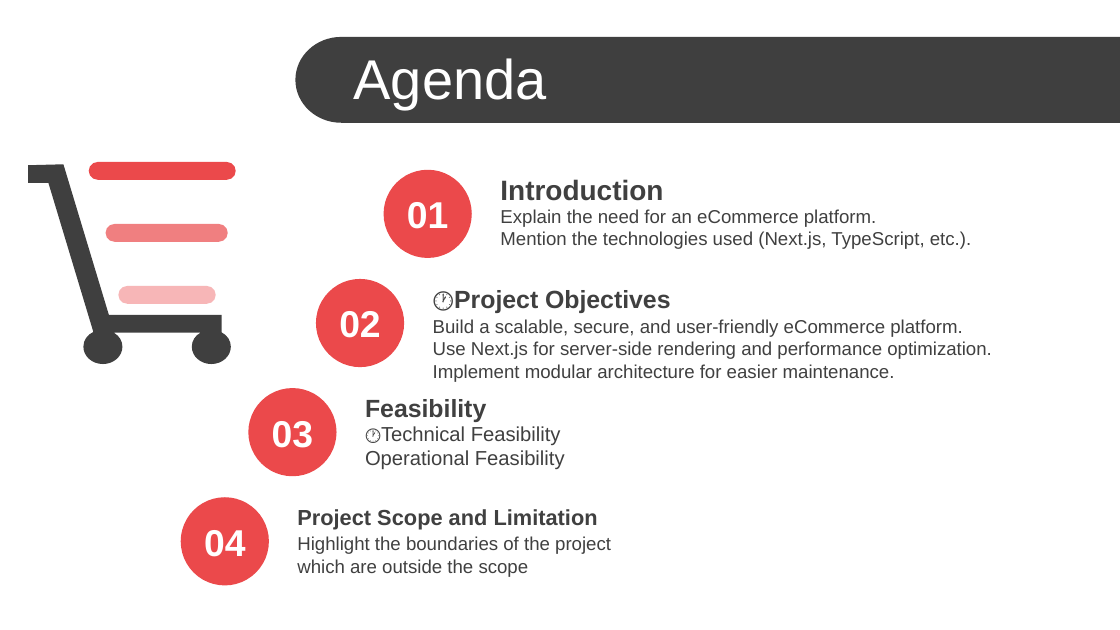
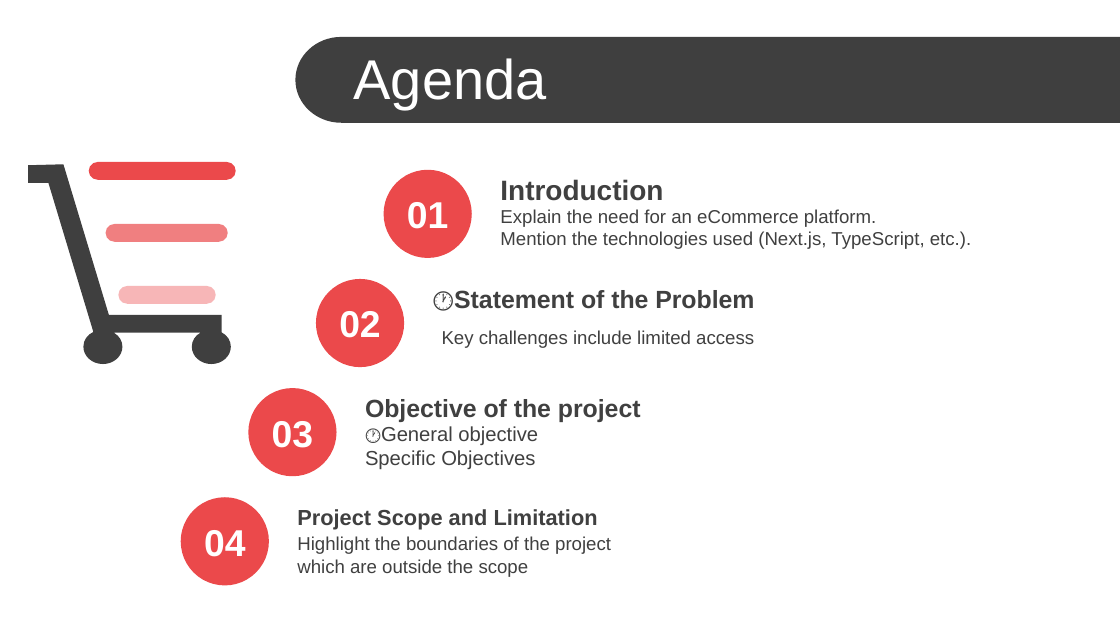
Before and after one commit to habtamuBahirdar/finalProjectDocs, a slide deck: slide 2 of presentation full 99.1.pptx. Drawn at 1120x630 pixels with LibreOffice and Linux fonts; fonts in the diff are those of the drawing; background and template pictures are left out. Boxes give left, top, right and bottom in pixels: in the first picture for what was removed or moved away, otherwise in the second. Text is boxed around its words. In the diff, an @@ line names an element or a change of style, - is before the commit and + after.

```diff
--- a/presentation full 99.1.pptx
+++ b/presentation full 99.1.pptx
@@ text at box(454, 290, 754, 309): text changed @@
-🕐Project Objectives
+🕐Statement of the Problem
@@ text at box(442, 330, 754, 348): text changed @@
-Build a scalable, secure, and user-friendly eCommerce platform.
-Use Next.js for server-side rendering and performance optimization.
-Implement modular architecture for easier maintenance.
+Key challenges include limited access
@@ text at box(365, 399, 641, 422): text changed @@
-Feasibility
+Objective of the project
@@ text at box(365, 426, 538, 469): text changed @@
-🕐Technical Feasibility
-Operational Feasibility
+🕐General objective
+Specific Objectives
```
Also in this commit, not shown: 6 other slides changed, 4 slides added, 9 slides removed, 6 other files.
